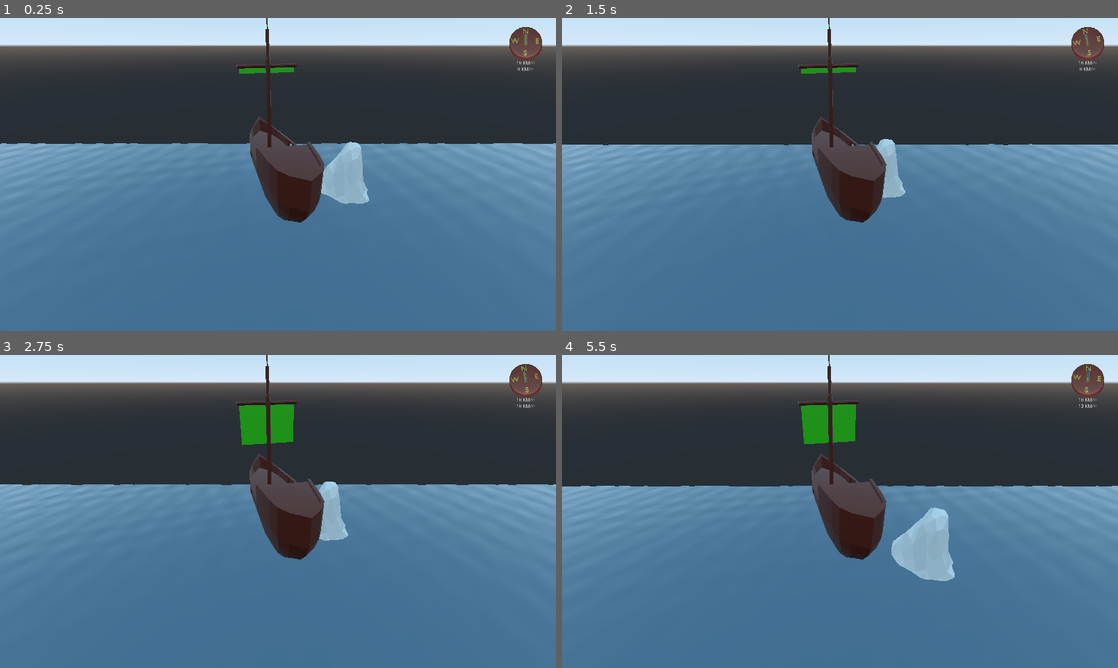
Above: before the commit, frames 1-4 (two rows, left to right).
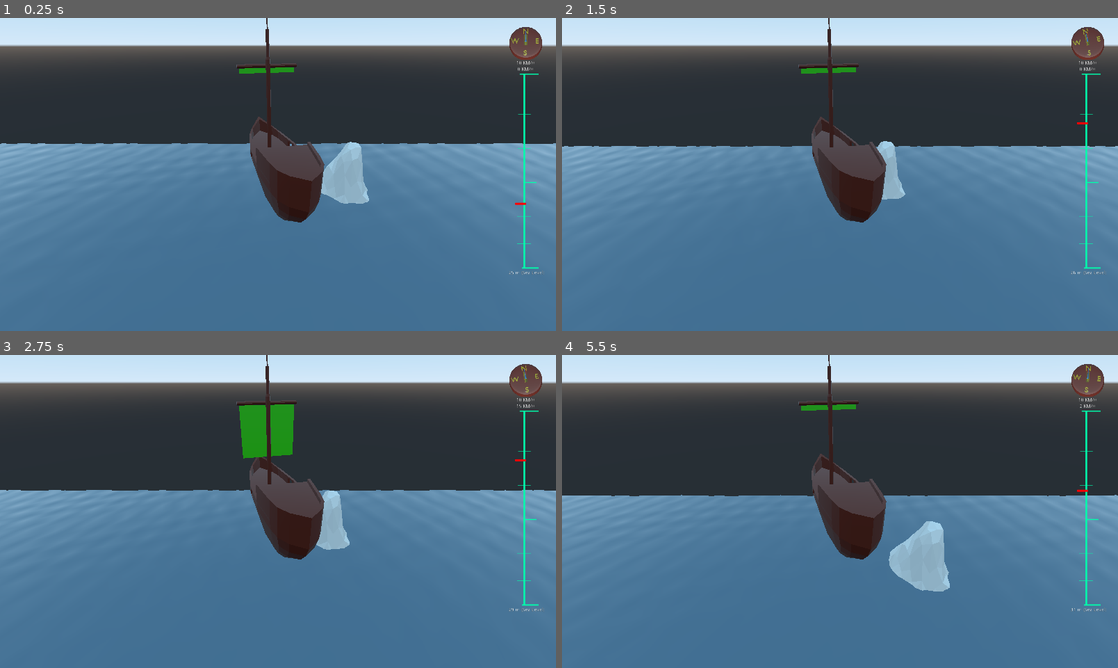
Above: after the commit, the same moments.

Repository: Neczesk/navis
Game: Godot game, scene res://world_scenes/world.tscn
Same seed, same stepped clock (60 frames per second), same inputs: the game is played once before the commit and once after it.
Inputs:
- Up to frame 1 (0.25 s): no input
- Up to frame 2 (1.5 s): tap Enter at 0.5 s; hold D (steer_right) 0.53-1.28 s; hold C (lower_ballast) 0.53-1.28 s; tap V (raise_ballast) at 0.8, 1.35 s; hold A (steer_left) from 1.28 s (still down)
- Up to frame 3 (2.75 s): tap C (lower_ballast) at 1.55 s; release A (steer_left) at 2.03 s; hold D (steer_right) from 2.03 s (still down); hold W (add_sail) from 2.03 s (still down); tap V (raise_ballast) at 2.3 s
- Up to frame 4 (5.5 s): release W (add_sail) at 2.78 s; tap C (lower_ballast) at 2.85, 4.55 s; release D (steer_right) at 3.53 s; hold V (raise_ballast) 3.53-4.28 s; hold A (steer_left) from 3.53 s (still down); tap S (remove_sail) at 4.35 s; hold C (lower_ballast) from 5.03 s (still down); tap V (raise_ballast) at 5.3 s

The runs differ from the first frame. In frame 1, 0.3% of the frame differs, in the area x 91-98%, y 17-82%; in frame 2, 0.8%; in frame 3, 2.5%; in frame 4, 4.9%, in the area x 0-100%, y 15-82%.

Commit message:
Ballast and elevation display

Diff:
--- a/scripts/airship.gd
+++ b/scripts/airship.gd
@@ -5,9 +5,10 @@
 var wind_strength: float
 export var sail_area: float
 export var rudder_power: float
-export var bouyancy_delta: float = 5000
-export var sail_delta: float = 1
+export var bouyancy_delta: float = 1
+export var sail_delta: float = 100
 var ground_speed: float = 0
+var ballast_display: Node
 
 var sail_level: float setget set_sail_level
 func set_sail_level(new_sail):
@@ -23,9 +24,7 @@
 # Called when the node enters the scene tree for the first time.
 func _ready():
 	$sail_ship_1.set_sail_level(sail_level)
-	$bouyancy_controller/bouyancy_point.max_bouyancy = weight*1.5
-	$bouyancy_controller/bouyancy_point.min_bouyancy = weight*0.5
-	$bouyancy_controller/bouyancy_point.bouyancy = weight
+	$bouyancy_controller/bouyancy_point.base_bouyancy = weight
 	pass # Replace with function body.
 
 func _integrate_forces(state):
@@ -49,9 +48,10 @@
 	if Input.is_action_pressed("remove_sail"):
 		set_sail_level(sail_level-(sail_delta * state.step))
 	if Input.is_action_pressed("lower_ballast"):
-		$bouyancy_controller/bouyancy_point.bouyancy += bouyancy_delta * state.step
+		$bouyancy_controller/bouyancy_point.bouyancy_mod += bouyancy_delta * state.step
+		print(bouyancy_delta)
 	if Input.is_action_pressed("raise_ballast"):
-		$bouyancy_controller/bouyancy_point.bouyancy -= bouyancy_delta * state.step
+		$bouyancy_controller/bouyancy_point.bouyancy_mod -= bouyancy_delta * state.step
 
 	var current_lin_vel: Vector3 = state.linear_velocity
 	var current_ang_vel: Vector3 = state.angular_velocity
@@ -64,6 +64,9 @@
 	add_torque(ang_drag)
 
 	ground_speed = (Vector2(state.linear_velocity.x, state.linear_velocity.z).length() * 60 * 60) / 1000
+	if ballast_display:
+		if "current_ballast" in ballast_display:
+			ballast_display.current_ballast = $bouyancy_controller/bouyancy_point.bouyancy_mod
 
 
 
--- a/scripts/bouyancy_point.gd
+++ b/scripts/bouyancy_point.gd
@@ -2,13 +2,13 @@
 
 # This script is intended to be used with airship scenes
 
-export var bouyancy: float setget set_bouyancy
-var min_bouyancy: float
-var max_bouyancy: float
+export var base_bouyancy: float
+var bouyancy_mod: float = 100 setget set_bouyancy_mod
+
+func set_bouyancy_mod(new_mod: float):
+	bouyancy_mod = clamp(new_mod, 50, 200)
+
 var bouyant_force: Vector3
-
-func set_bouyancy(new_bouyancy):
-	bouyancy = clamp(new_bouyancy, min_bouyancy, max_bouyancy)
 
 
 # Declare member variables here. Examples:
@@ -21,7 +21,7 @@
 	pass # Replace with function body.
 
 func _physics_process(delta):
-	bouyant_force = Vector3(0.0, bouyancy, 0.0)
+	bouyant_force = Vector3(0.0, base_bouyancy * (bouyancy_mod/100), 0.0)
 
 
 # Called every frame. 'delta' is the elapsed time since the previous frame.
--- /dev/null
+++ b/scripts/current_ballast.gd
@@ -0,0 +1,19 @@
+tool
+extends Control
+
+onready var ballast_display: TextureRect = get_parent()
+export(float, 50,200) var current_ballast = 50 setget set_current_ballast
+
+func set_current_ballast(new_ballast):
+	current_ballast = clamp(new_ballast, 50, 200)
+	update()
+
+func _ready():
+	pass
+
+func _draw():
+	var y
+	if ballast_display:
+		y = 200 - current_ballast
+		y *= ballast_display.rect_size.y / 150
+	draw_line(Vector2(20, y), Vector2(50, y), Color.red, 4.0, true)
--- a/scripts/world.gd
+++ b/scripts/world.gd
@@ -19,6 +19,7 @@
 
 func _ready():
 	set_wind(10, 0)
+	$airship.ballast_display = $ui_layer/margin_container/main_vbox/play_window/elevation_display/ballast_display/current_ballast
 
 
 func degrees_to_vector(degrees: float) -> Vector2:
@@ -29,3 +30,4 @@
 func _physics_process(delta):
 	$heading_viewport/compass_dial.heading = $airship.rotation_degrees.y
 	$ui_layer/margin_container/main_vbox/top_panel/navigation_display/ground_speed_label.text = str(round($airship.ground_speed)) + " KM/H"
+	$ui_layer/margin_container/main_vbox/play_window/elevation_display/elevation_label.text = str(round($airship.global_transform.origin.y)) + " m (Sea Level)"
--- a/ship_scenes/airship.tscn
+++ b/ship_scenes/airship.tscn
@@ -15,7 +15,7 @@
 script = ExtResource( 1 )
 sail_area = 1000.0
 rudder_power = 10000.0
-bouyancy_delta = 50.0
+bouyancy_delta = 100.0
 
 [node name="sail_ship_1" parent="." instance=ExtResource( 2 )]
 
--- a/world_scenes/world.tscn
+++ b/world_scenes/world.tscn
@@ -6,6 +6,8 @@
 [ext_resource path="res://ui_scenes/compass_dial.tscn" type="PackedScene" id=4]
 [ext_resource path="res://world_scenes/test_ocean.tscn" type="PackedScene" id=5]
 [ext_resource path="res://default_env.tres" type="Environment" id=6]
+[ext_resource path="res://textures/2d/ballast_counter.png" type="Texture" id=7]
+[ext_resource path="res://scripts/current_ballast.gd" type="Script" id=8]
 
 [sub_resource type="World" id=2]
 environment = ExtResource( 6 )
@@ -39,7 +41,6 @@
 linear_damp = -1.0
 angular_damp = -1.0
 rudder_power = 5e+06
-bouyancy_delta = 2000.0
 
 [node name="ui_layer" type="CanvasLayer" parent="."]
 
@@ -104,13 +105,49 @@
 text = "KMH"
 align = 1
 
-[node name="play_window" type="Control" parent="ui_layer/margin_container/main_vbox"]
+[node name="play_window" type="HBoxContainer" parent="ui_layer/margin_container/main_vbox"]
 margin_top = 134.0
 margin_right = 1550.0
 margin_bottom = 715.0
 size_flags_vertical = 3
 size_flags_stretch_ratio = 4.44
 
+[node name="left" type="Control" parent="ui_layer/margin_container/main_vbox/play_window"]
+margin_right = 1433.0
+margin_bottom = 581.0
+size_flags_horizontal = 3
+size_flags_stretch_ratio = 12.83
+
+[node name="elevation_display" type="VBoxContainer" parent="ui_layer/margin_container/main_vbox/play_window"]
+margin_left = 1437.0
+margin_right = 1550.0
+margin_bottom = 581.0
+size_flags_horizontal = 3
+
+[node name="ballast_display" type="TextureRect" parent="ui_layer/margin_container/main_vbox/play_window/elevation_display"]
+margin_right = 113.0
+margin_bottom = 563.0
+size_flags_vertical = 3
+texture = ExtResource( 7 )
+expand = true
+stretch_mode = 6
+flip_v = true
+
+[node name="current_ballast" type="Control" parent="ui_layer/margin_container/main_vbox/play_window/elevation_display/ballast_display"]
+anchor_right = 1.0
+anchor_bottom = 1.0
+script = ExtResource( 8 )
+__meta__ = {
+"_edit_use_anchors_": false
+}
+current_ballast = 100.0
+
+[node name="elevation_label" type="Label" parent="ui_layer/margin_container/main_vbox/play_window/elevation_display"]
+margin_top = 567.0
+margin_right = 113.0
+margin_bottom = 581.0
+text = "640 m (Sea Level)"
+
 [node name="bottom_panel" type="Control" parent="ui_layer/margin_container/main_vbox"]
 margin_top = 719.0
 margin_right = 1550.0
Binary file added: textures/2d/ballast_counter.png
Not shown, added: textures/2d/ballast_counter.png.import
Not shown: 1 places in world_scenes/world.tscn that only renumber resources
